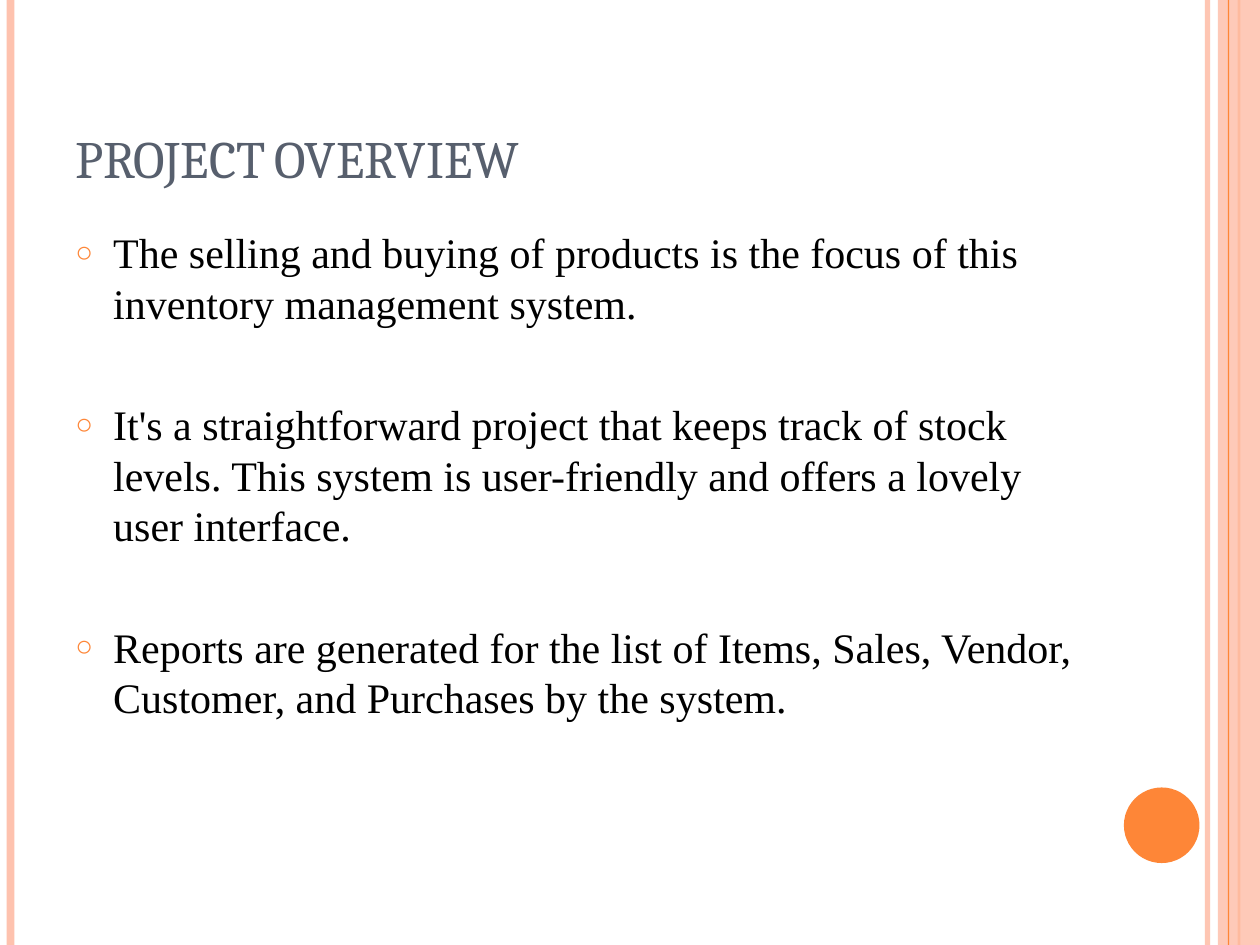
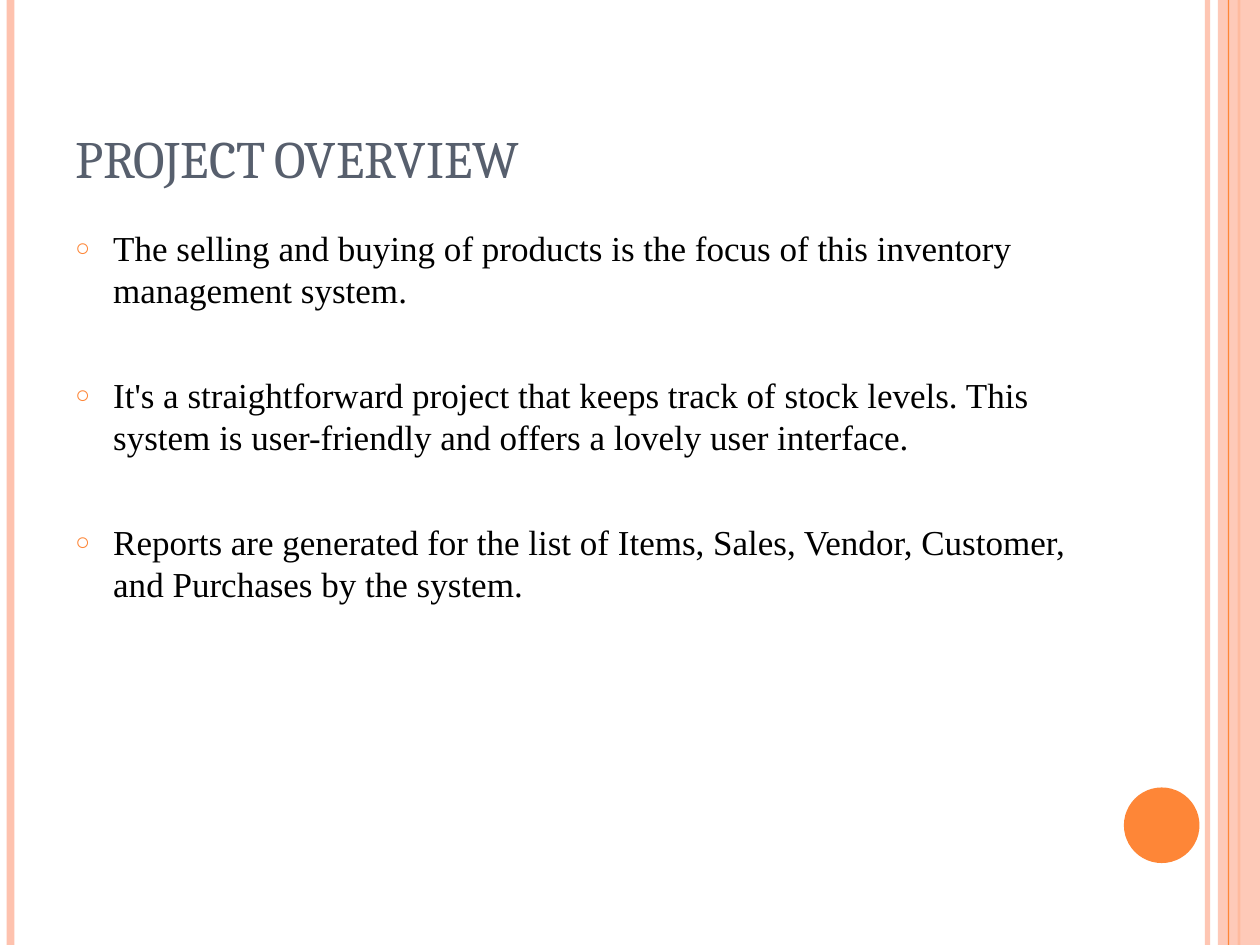
Before and after one commit to BuildWithSanu/InventoryManagementSystem_RLLProject, a slide deck: slide 5 of INVENTORY MANAGEMENT SYSTEM.pptx (slide 6 before the commit). Drawn at 1260x945 pixels with LibreOffice and Linux fonts; fonts in the diff are those of the drawing. Boxes give left, top, right and bottom in pixels: in the first picture for what was removed or moved away, otherwise in the second. Text is boxed around its words. In the diff, an @@ line names an element or a change of style, - is before the commit and + after.

```diff
--- a/INVENTORY MANAGEMENT SYSTEM.pptx
+++ b/INVENTORY MANAGEMENT SYSTEM.pptx
@@ text "The selling and buying of ..." at [113, 236, 1065, 605]: size 24 to 20 pt @@
```
Also in this commit, not shown: 2 other slides changed, 1 slide removed.
